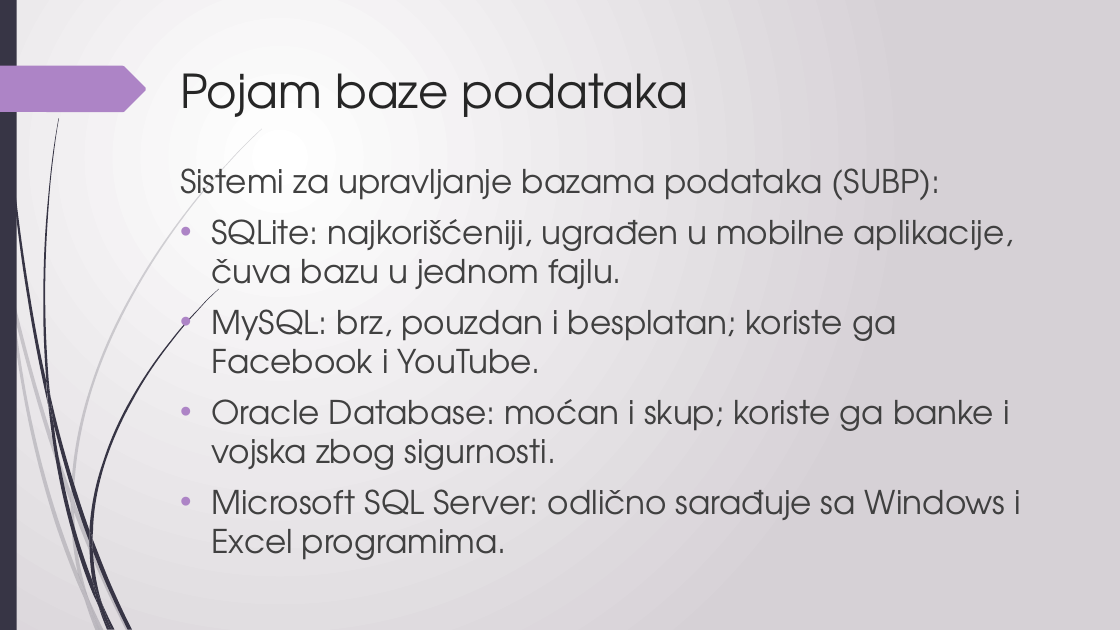
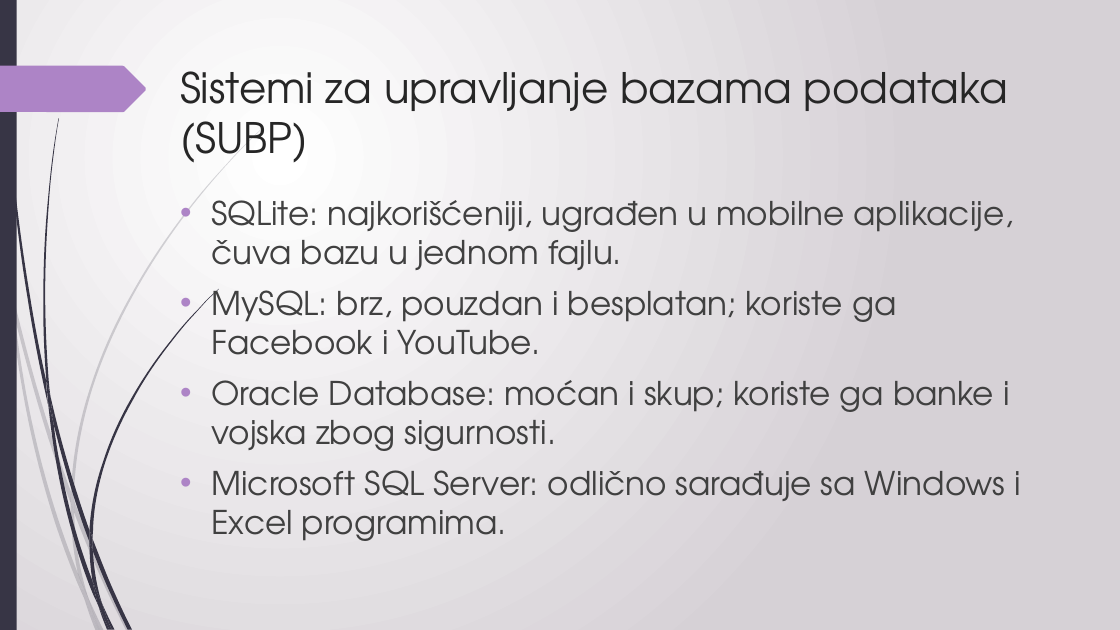
Before and after one commit to sanastojanovic/MNRI, a slide deck: slide 5 of 2025_seminarski/ml24821_Tanja_Sevic/bazePodataka.pptx. Drawn at 1120x630 pixels with LibreOffice and Linux fonts; fonts in the diff are those of the drawing. Boxes give left, top, right and bottom in pixels: in the first picture for what was removed or moved away, otherwise in the second. Text is boxed around its words. In the diff, an @@ line names an element or a change of style, - is before the commit and + after.

```diff
--- a/2025_seminarski/ml24821_Tanja_Sevic/bazePodataka.pptx
+++ b/2025_seminarski/ml24821_Tanja_Sevic/bazePodataka.pptx
@@ title at (180,71,1008,163): text changed; size 40 to 36 pt @@
-Pojam baze podataka
+Sistemi za upravljanje bazama podataka (SUBP)
@@ text at (180,168,941,209): paragraph removed @@
-Sistemi za upravljanje bazama podataka (SUBP):
@@ text "SQLite: najkorišćeniji, ugrađen u mobilne ...": place and size @@
-text "SQLite: najkorišćeniji, ugrađen u mobilne ..." at (180,168,1022,560)
+text "SQLite: najkorišćeniji, ugrađen u mobilne ..." at (212,200,1022,541)
```
Also in this commit, not shown: 18 other slides changed.
